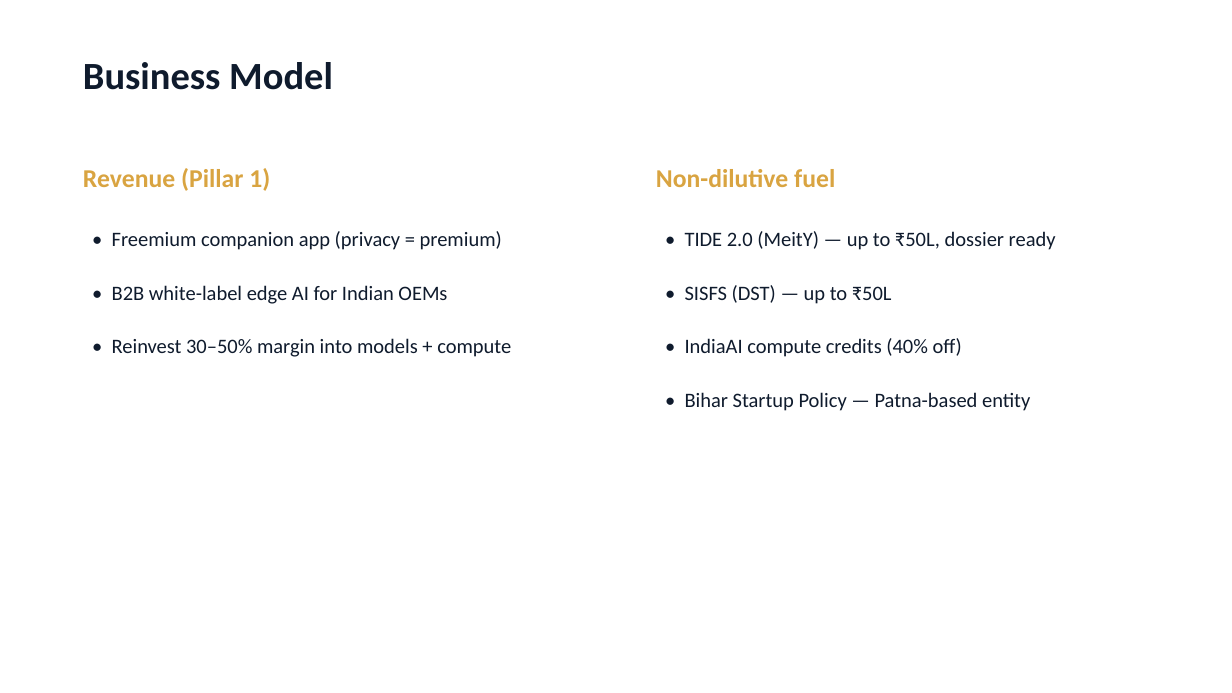
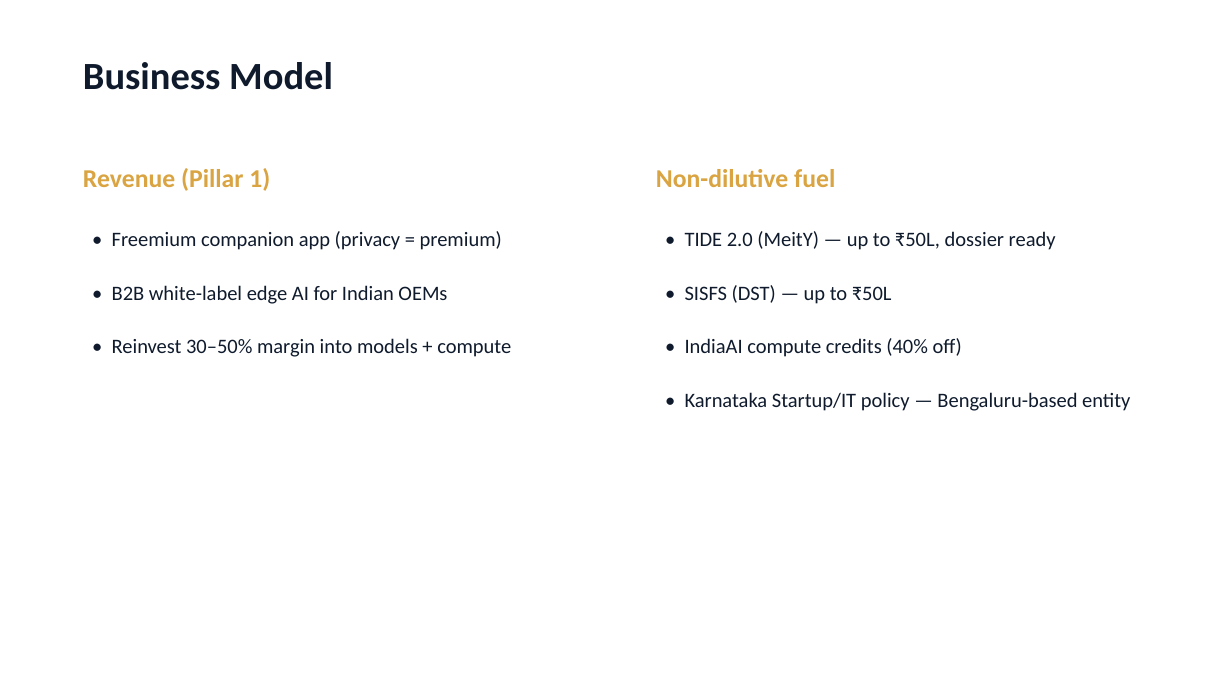
Before and after one commit to skmandal3240/SIA-from-scratch, a slide deck: slide 6 of outputs/goc/SIA_AI_PITCH_DECK.pptx. Drawn at 1232x693 pixels with LibreOffice and Linux fonts; fonts in the diff are those of the drawing. Boxes give left, top, right and bottom in pixels: in the first picture for what was removed or moved away, otherwise in the second. Text is boxed around its words. In the diff, an @@ line names an element or a change of style, - is before the commit and + after.

Commit message:
purge: remove ALL Bihar/Patna refs — Bengaluru/Karnataka everywhere; delete Bihar-edition builders+docx

```diff
--- a/outputs/goc/SIA_AI_PITCH_DECK.pptx
+++ b/outputs/goc/SIA_AI_PITCH_DECK.pptx
@@ text at [685, 392, 1130, 411]: text changed @@
-• Bihar Startup Policy — Patna-based entity
+• Karnataka Startup/IT policy — Bengaluru-based entity
```
Also in this commit, not shown: 1 other slide changed, 15 other files.
